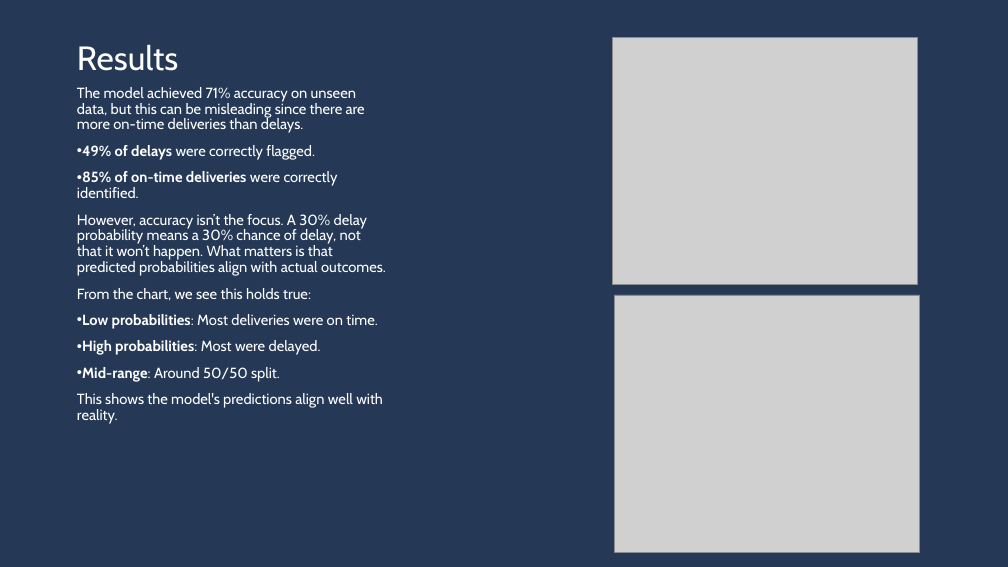
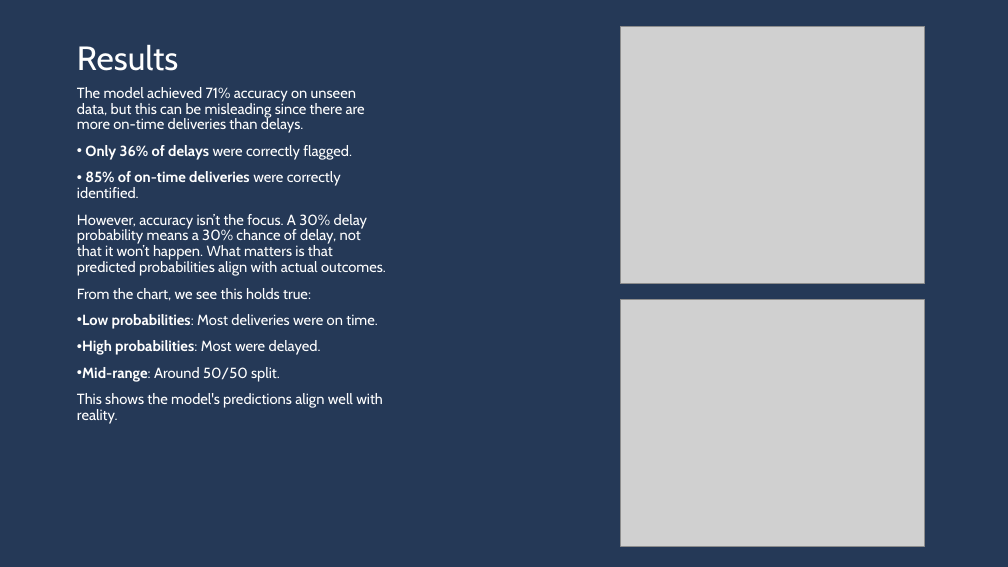
Before and after one commit to neils1984/digihaul, a slide deck: slide 5 of presentation/Delivery Delay Prediction.pptx. Drawn at 1008x567 pixels with LibreOffice and Linux fonts; fonts in the diff are those of the drawing; grey boxes stand for pictures. Boxes give left, top, right and bottom in pixels: in the first picture for what was removed or moved away, otherwise in the second. Text is boxed around its words. In the diff, an @@ line names an element or a change of style, - is before the commit and + after.

```diff
--- a/presentation/Delivery Delay Prediction.pptx
+++ b/presentation/Delivery Delay Prediction.pptx
@@ picture added at (620,26,925,284) @@
@@ text at (85,145,352,160): text changed @@
-• 49% of delays were correctly flagged.
+• Only 36% of delays were correctly flagged.
@@ picture removed at (615,295,920,552) @@
@@ picture: place and size @@
-picture at (613,38,917,284)
+picture at (620,299,925,546)
```
Also in this commit, not shown: 3 other slides changed, 9 other files.
